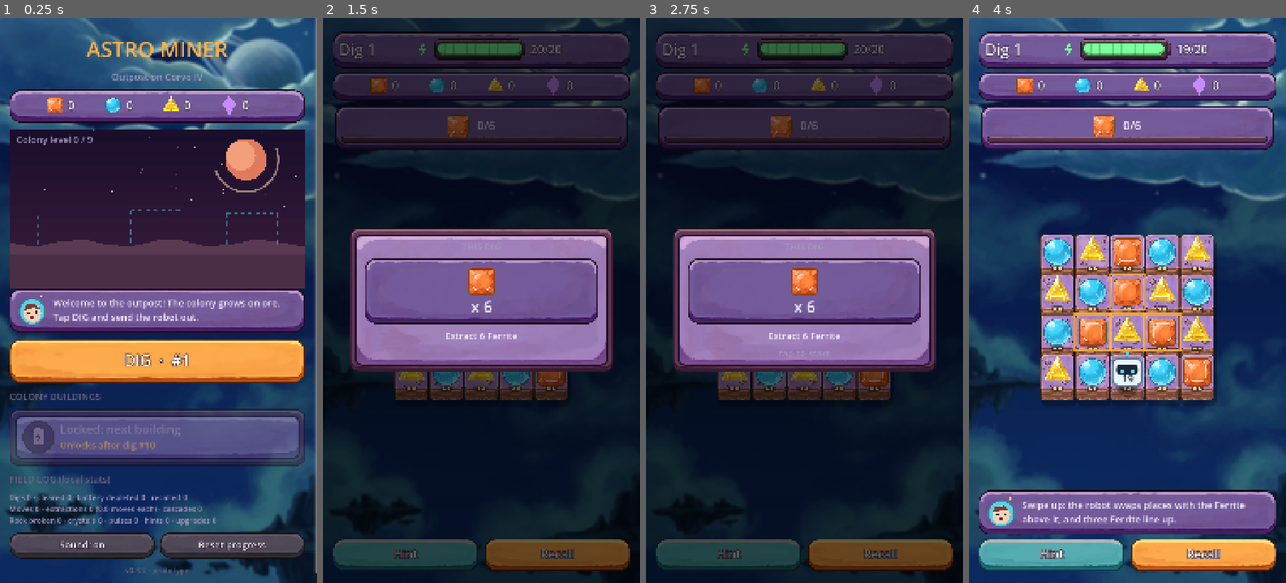
Above: before the commit, frames 1-4 (left to right).
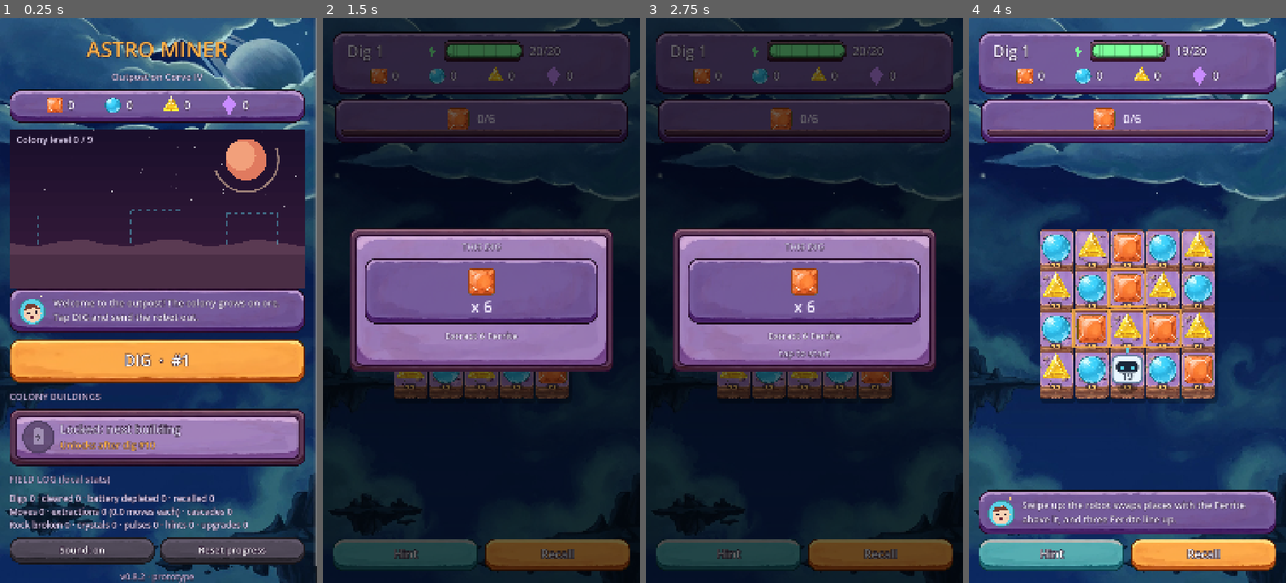
Above: after the commit, the same moments.

Repository: urunsiyabend/astro-miner
Game: Godot game, scene res://scenes/Main.tscn
The game is run twice, just before and just after one commit, with the same random seed, the same clock (stepped at 60 frames per second) and the same inputs.
Inputs (mouse positions are in pixels of both pictures, inside the frame that each line leads up to):
- Up to frame 1 (0.25 s): no input
- Up to frame 2 (1.5 s): click "DIG · #1" at 0.5 s; click "Hint" at 1.25 s
- Up to frame 3 (2.75 s): click "Recall" at 2 s
- Up to frame 4 (4 s): tap Enter at 2.75, 3.5 s; drag from (1127, 323) to (1159, 176) at 2.77 s; drag from (1064, 328) to (1111, 413) at 3.52 s

The runs differ from the first frame. In frame 1, 17% of the frame differs, in the area x 1-100%, y 0-100%; in frame 2, 8.0%; in frame 3, 8.1%; in frame 4, 23%, in the area x 1-100%, y 0-99%.

Commit message:
Sharp night sky, readable text and one top HUD plate
- Background keeps the painted night sky sharp (only cropped and dimmed 5%).
- Secondary text colours are much lighter (DIM, MUTED) and every Ui.label, goal
  counter and the colony level line gets a dark outline, so text reads on the
  panels and straight on the sky. Smallest font 26 -> 30.
- The locked-building card is no longer drawn at half opacity; only its icon is.
- Dig screen: dig number, battery and this dig's haul share one plate, both rows
  centred, with more room at the plate's sides.

Co-Authored-By: Claude Opus 5.5 <noreply@anthropic.com>
Claude-Session: https://claude.ai/code/session_012tNQeieoW2rM39cXm4MPAj

Diff:
--- a/scripts/ui/ColonyScreen.gd
+++ b/scripts/ui/ColonyScreen.gd
@@ -195,12 +195,12 @@
 
 func _teaser(b: int, dig: int) -> Control:
 	var p := Ui.panel(Pal.PANEL, 26)
-	p.modulate = Color(1, 1, 1, 0.5)
 	var h := HBoxContainer.new()
 	h.add_theme_constant_override("separation", 18)
 	p.add_child(h)
 	var icon := Widgets.BuildingIcon.new(b)
 	icon.size_flags_vertical = Control.SIZE_SHRINK_CENTER
+	icon.modulate = Color(1, 1, 1, 0.5)
 	h.add_child(icon)
 	var v := VBoxContainer.new()
 	v.size_flags_horizontal = Control.SIZE_EXPAND_FILL
--- a/scripts/ui/ColonyView.gd
+++ b/scripts/ui/ColonyView.gd
@@ -78,6 +78,7 @@
 			draw_arc(c, 60 + (1.0 - _celebrate[i]) * 160, 0, TAU, 40, Color(Pal.GOOD, _celebrate[i]), 8.0, true)
 	var lbl := "Colony level %d / 9" % total
 	var f := ThemeDB.fallback_font
+	draw_string_outline(f, Vector2(24, 48), lbl, HORIZONTAL_ALIGNMENT_LEFT, -1, Pal.FS_SMALL, 6, Pal.OUTLINE)
 	draw_string(f, Vector2(24, 48), lbl, HORIZONTAL_ALIGNMENT_LEFT, -1, Pal.FS_SMALL, Pal.DIM)
 
 
--- a/scripts/ui/DigScreen.gd
+++ b/scripts/ui/DigScreen.gd
@@ -71,12 +71,23 @@
 	col.add_theme_constant_override("separation", 12)
 	margin.add_child(col)
 
-	# top HUD: dig number and battery on one plate, the haul on a second one
+	# top HUD, one plate: dig number and battery, then this dig's haul; both rows centred
+	# with extra room at the plate's sides
 	var top_plate := Ui.panel(Pal.PANEL, 28, "plate")
 	col.add_child(top_plate)
+	var inner := MarginContainer.new()
+	for side in ["left", "right"]:
+		inner.add_theme_constant_override("margin_" + side, 28)
+	inner.add_theme_constant_override("margin_top", 6)
+	inner.add_theme_constant_override("margin_bottom", 10)
+	top_plate.add_child(inner)
+	var rows := VBoxContainer.new()
+	rows.add_theme_constant_override("separation", 8)
+	inner.add_child(rows)
 	var top := HBoxContainer.new()
-	top.add_theme_constant_override("separation", 16)
-	top_plate.add_child(top)
+	top.alignment = BoxContainer.ALIGNMENT_CENTER
+	top.add_theme_constant_override("separation", 20)
+	rows.add_child(top)
 	_title = Ui.label("", Pal.FS_BIG, Pal.TEXT)
 	_title.custom_minimum_size.x = 230
 	_title.autowrap_mode = TextServer.AUTOWRAP_OFF
@@ -88,12 +99,10 @@
 	_energy.size_flags_horizontal = Control.SIZE_EXPAND_FILL
 	top.add_child(_energy)
 
-	var haul_plate := Ui.panel(Pal.PANEL, 28, "plate")
-	col.add_child(haul_plate)
 	var chips := HBoxContainer.new()
 	chips.alignment = BoxContainer.ALIGNMENT_CENTER
 	chips.add_theme_constant_override("separation", 18)
-	haul_plate.add_child(chips)
+	rows.add_child(chips)
 	for r in 4:
 		var c := Widgets.Chip.new(r)
 		c.custom_minimum_size.y = 64
--- a/scripts/ui/Pal.gd
+++ b/scripts/ui/Pal.gd
@@ -8,8 +8,11 @@
 const PANEL_HI := Color("2c2139")
 const LINE := Color("3d3050")
 const TEXT := Color("f3ecff")
-const DIM := Color("a596bd")
-const MUTED := Color("6c5f80")
+# Secondary text. Both stay light: all text also gets a dark outline (Ui.label), so it reads on
+# the painted panels and straight on the night sky.
+const DIM := Color("dcd2f0")
+const MUTED := Color("b9add2")
+const OUTLINE := Color("2a1830")
 const GOOD := Color("7dff9b")
 const WARN := Color("ffb347")
 const BAD := Color("ff5c7a")
@@ -37,7 +40,7 @@
 const FS_BIG := 52
 const FS := 40
 const FS_SMALL := 32
-const FS_TINY := 26
+const FS_TINY := 30
 
 
 static func ground_level(level: int) -> Color:
--- a/scripts/ui/Ui.gd
+++ b/scripts/ui/Ui.gd
@@ -25,12 +25,13 @@
 	l.add_theme_color_override("font_color", color)
 	l.horizontal_alignment = align
 	l.autowrap_mode = TextServer.AUTOWRAP_WORD_SMART
+	outline(l, 6 if size < Pal.FS else 8)
 	return l
 
 
-## Dark outline for text drawn straight on painted art.
+## Dark outline so text reads on painted art and on the sky. Every Ui.label gets one.
 static func outline(l: Label, px := 8) -> void:
-	l.add_theme_color_override("font_outline_color", Color("2a1830"))
+	l.add_theme_color_override("font_outline_color", Pal.OUTLINE)
 	l.add_theme_constant_override("outline_size", px)
 
 
--- a/scripts/ui/Widgets.gd
+++ b/scripts/ui/Widgets.gd
@@ -37,7 +37,7 @@
 		Widgets.draw_res_icon(self, c, s, res)
 		var fs := Pal.FS
 		var p := Vector2(82, size.y * 0.5 + fs * 0.36)
-		draw_string_outline(_font, p, str(value), HORIZONTAL_ALIGNMENT_LEFT, -1, fs, 8, Color("2a1830"))
+		draw_string_outline(_font, p, str(value), HORIZONTAL_ALIGNMENT_LEFT, -1, fs, 8, Pal.OUTLINE)
 		draw_string(_font, p, str(value), HORIZONTAL_ALIGNMENT_LEFT, -1, fs, Pal.TEXT.lerp(Pal.RES[res], _pop))
 
 
@@ -133,9 +133,11 @@
 	func _draw() -> void:
 		var done := have >= need
 		var fs := Pal.FS_SMALL
+		draw_string_outline(_font, Vector2(0, fs), text, HORIZONTAL_ALIGNMENT_LEFT, -1, fs, 6, Pal.OUTLINE)
 		draw_string(_font, Vector2(0, fs), text, HORIZONTAL_ALIGNMENT_LEFT, -1, fs, Pal.GOOD if done else Pal.TEXT)
 		var count := "%d / %d" % [have, need]
 		var cw := _font.get_string_size(count, HORIZONTAL_ALIGNMENT_LEFT, -1, fs).x
+		draw_string_outline(_font, Vector2(size.x - cw, fs), count, HORIZONTAL_ALIGNMENT_LEFT, -1, fs, 6, Pal.OUTLINE)
 		draw_string(_font, Vector2(size.x - cw, fs), count, HORIZONTAL_ALIGNMENT_LEFT, -1, fs, Pal.GOOD if done else Pal.DIM)
 		var r := Rect2(Vector2(0, fs + 12), Vector2(size.x, 12))
 		draw_rect(r, Pal.PANEL_HI)
Binary file changed: assets/bg/space.jpg
Binary file added: docs/art/night-sky-blur-vs-sharp.png
Not shown, changed: docs/art/art-direction.md
Not shown, changed: tools/art/build_assets.py
